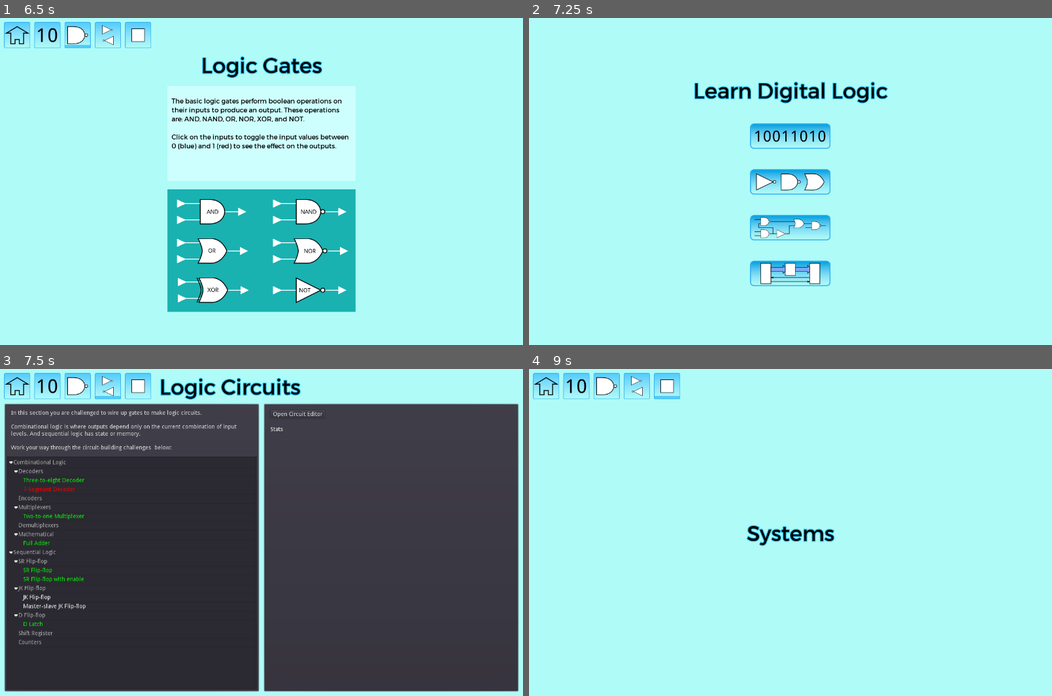
Above: before the commit, frames 1-4 (two rows, left to right).
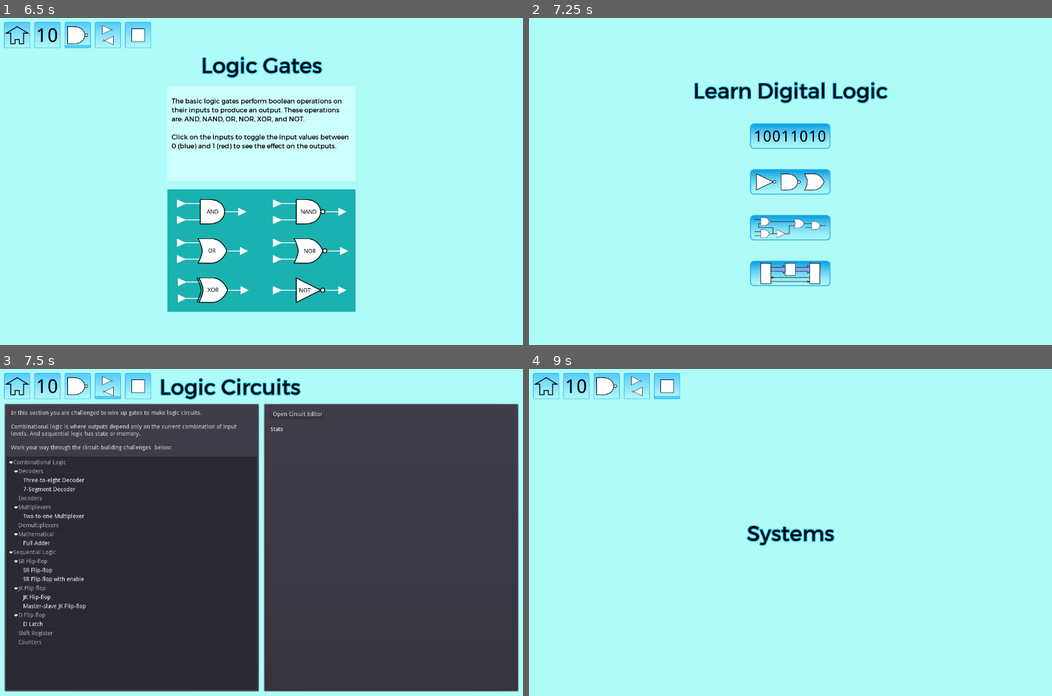
Above: after the commit, the same moments.

Repository: andrew-wilkes/digital-logic
Game: Godot game, scene res://Main.tscn
The game is run twice, just before and just after one commit, with the same random seed, the same clock (stepped at 60 frames per second) and the same inputs.
Inputs (mouse positions are in pixels of both pictures, inside the frame that each line leads up to):
- Up to frame 1 (6.5 s): click (261, 135) at 0.5 s; click "-" at 1.25 s; click "+" at 2 s; click "<<" at 2.75 s; click ">>" at 3.5 s; click "~" at 4.25 s; click (15, 34) at 5 s; click (261, 181) at 5.75 s
- Up to frame 2 (7.25 s): click (544, 34) at 6.5 s
- Up to frame 3 (7.5 s): click (261, 578) at 7.25 s
- Up to frame 4 (9 s): click (544, 385) at 8 s; click (790, 624) at 8.75 s

Frames 1-2 are identical in both runs. In frame 3, 0.4% of the frame differs, in the area x 4-17%, y 33-79%; in frame 4, nothing differs.

Commit message:
Use user area to save circuits

Diff:
--- a/game/Logic.gd
+++ b/game/Logic.gd
@@ -45,7 +45,7 @@
 				"id": circuit.idx,
 				"status": 0
 			}
-			circuit.save_scene()
+			circuit.call_deferred("save_scene")
 
 
 func get_accessories():
--- a/game/g.gd
+++ b/game/g.gd
@@ -5,7 +5,7 @@
 const COLOR_ACTIVE = Color.green
 const COLOR_UNDEFINED = Color.white
 const GRID_SIZE = 10
-const PART_FILE_PATH = "res://parts/lib/"
+const PART_FILE_PATH = "user://circuits/"
 const STATE_FILE_PATH = "user://state.json"
 const UNSTABLE_THRESHOLD = 4
 const STATUS_COLORS = [Color.white, Color.orange, Color.red, Color.green]
@@ -28,8 +28,11 @@
 
 
 func _ready():
-	#load_state()
-	pass
+	load_state()
+	var dir = Directory.new()
+	var path = PART_FILE_PATH.rstrip("/")
+	if dir.open(path) != OK:
+		dir.make_dir(path)
 
 
 func get_debug_id():
--- a/game/panels/TreeList.gd
+++ b/game/panels/TreeList.gd
@@ -10,7 +10,6 @@
 func _ready():
 	tree = $Tree
 	$Bar.hide()
-	g.load_state()
 	#populate(tt.categories, tt.data, 0)
 
 
